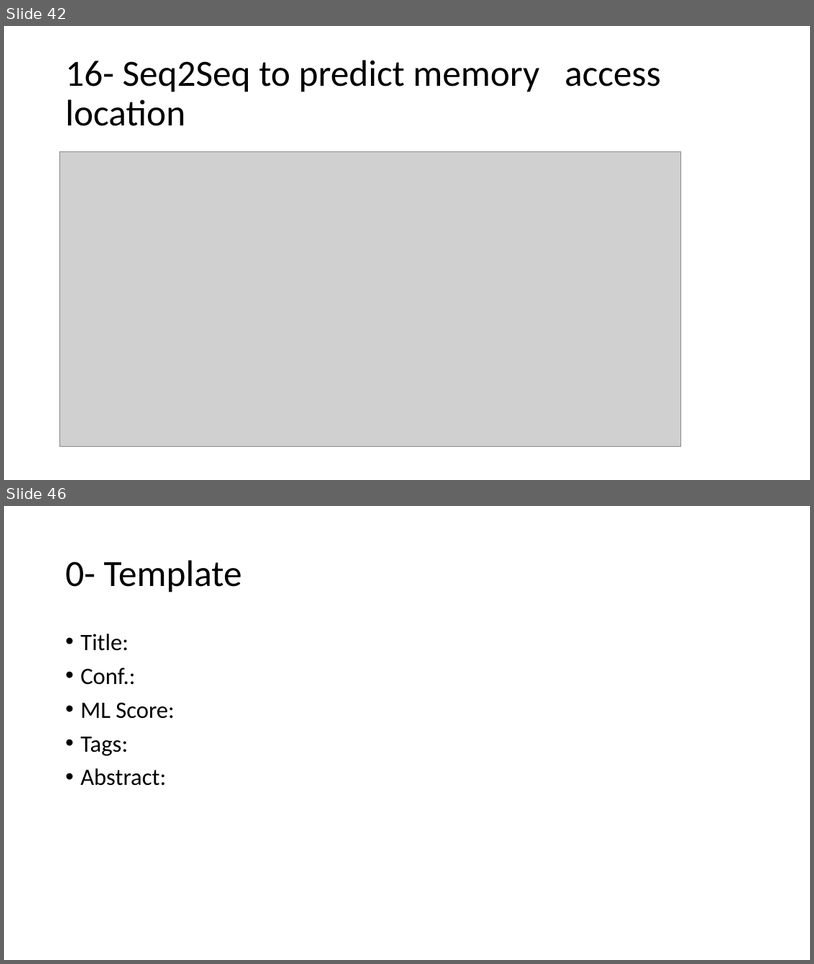
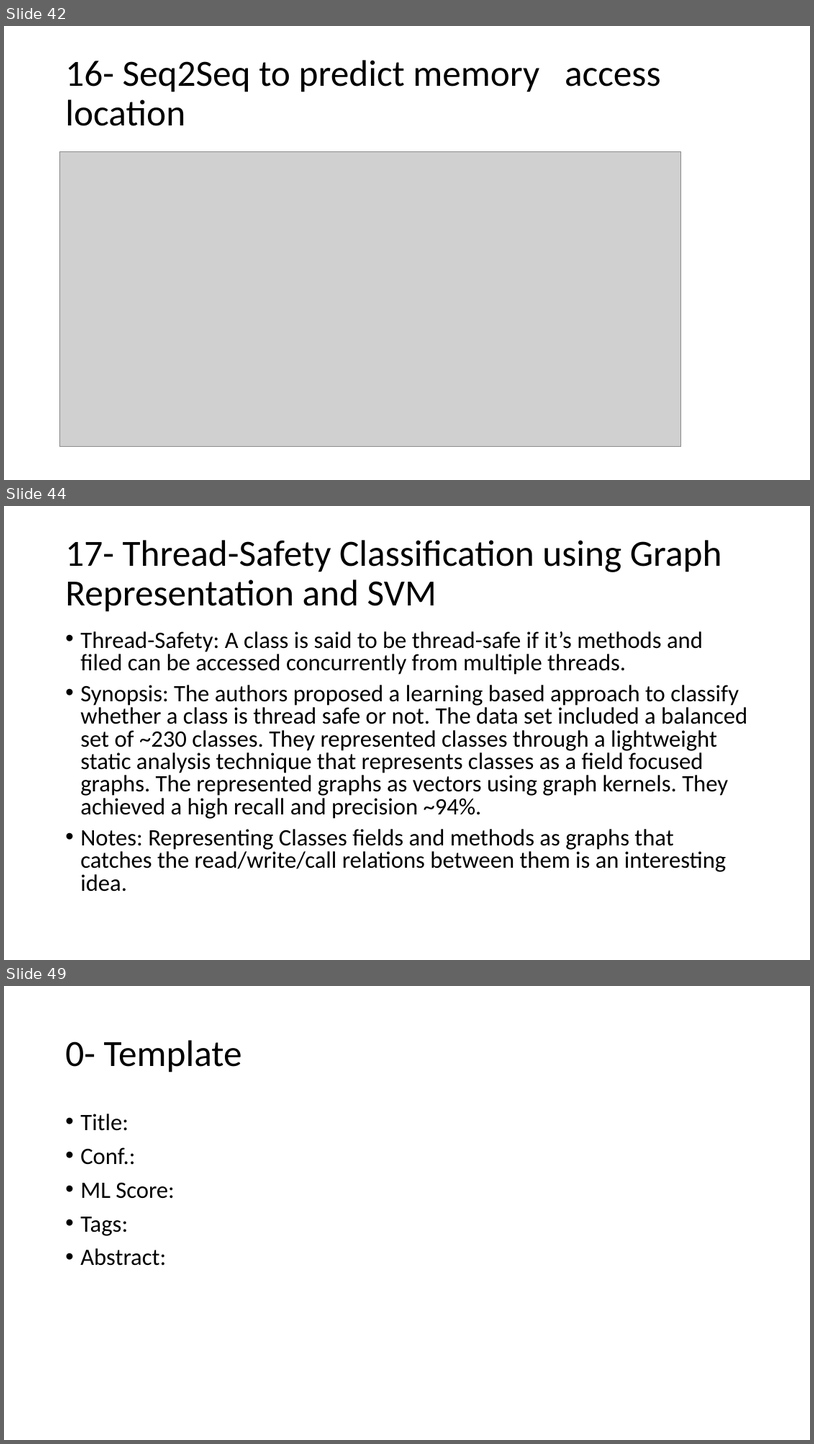
Before and after one commit to AhmadM-DL/SEML, a slide deck: SEML.pptx. Shown one above the other, each under a label of ours: slides 42 and 46 before the commit, slides 42, 44 and 49 after it; the slides between them are not shown. The pictures are 814x964 and 814x1444 pixels, drawn with LibreOffice and Linux fonts; fonts in the diff are those of the drawing; grey boxes stand for pictures. Boxes give left, top, right and bottom in pixels: in the first picture for what was removed or moved away, otherwise in the second. Text is boxed around its words. In the diff, an @@ line names an element or a change of style, - is before the commit and + after.

```diff
--- a/SEML.pptx
+++ b/SEML.pptx
@@ slide 44 added at [4, 506, 810, 960], background #FFFFFF @@
@@ title added at [65, 540, 723, 612], 44 pt, text #000000 @@
+17- Thread-Safety Classification using Graph Representation and SVM
@@ text added at [80, 631, 748, 891], 28 pt, text #000000 @@
+• Thread-Safety: A class is said to be thread-safe if it’s methods and filed can be accessed concurrently from multiple threads.
+• Synopsis: The authors proposed a learning based approach to classify whether a class is thread safe or not. The data set included a balanced set of ~230 classes. They represented classes through a lightweight static analysis technique that represents classes as a field focused graphs. The represented graphs as vectors using graph kernels. They achieved a high recall and precision ~94%.
+• Notes: Representing Classes fields and methods as graphs that catches the read/write/call relations between them is an interesting idea.
@@ what was slide 46 is now slide 49 @@
```
Also in this commit, not shown: 3 slides changed, 2 other slides added, 1 other file.
